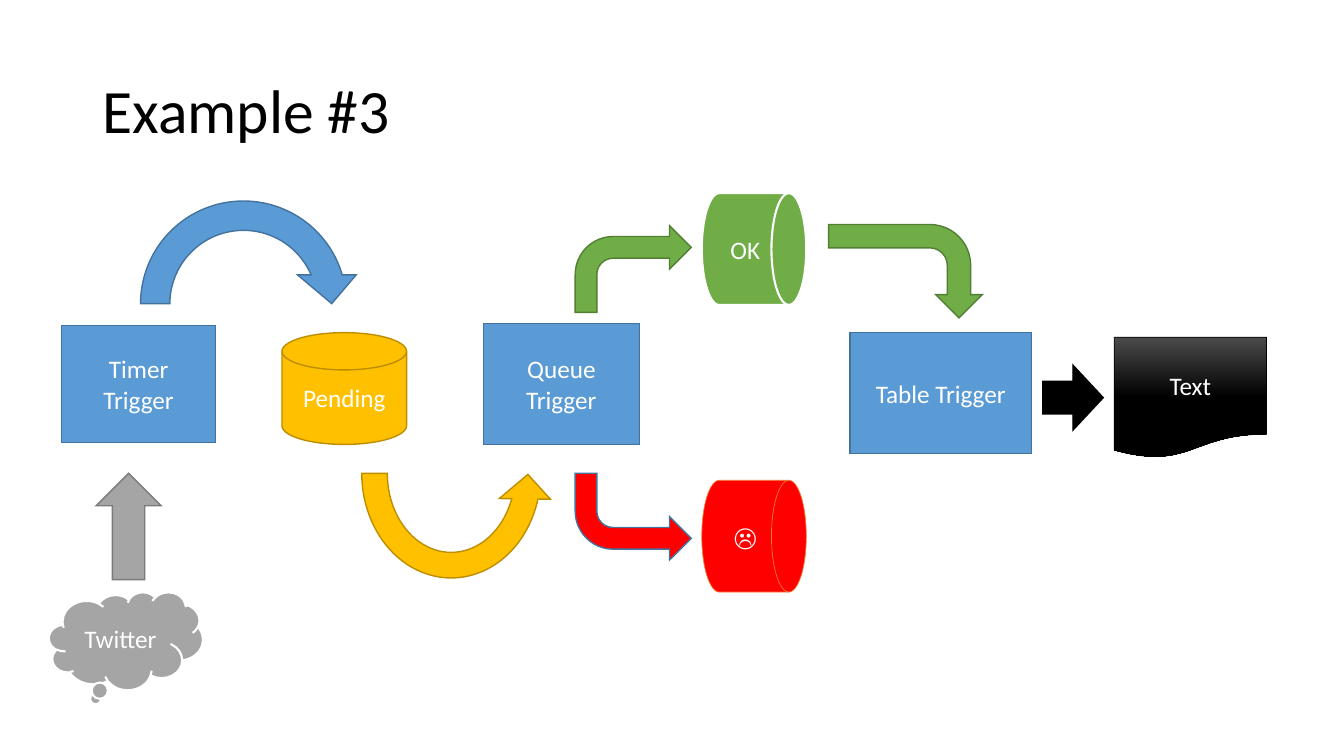
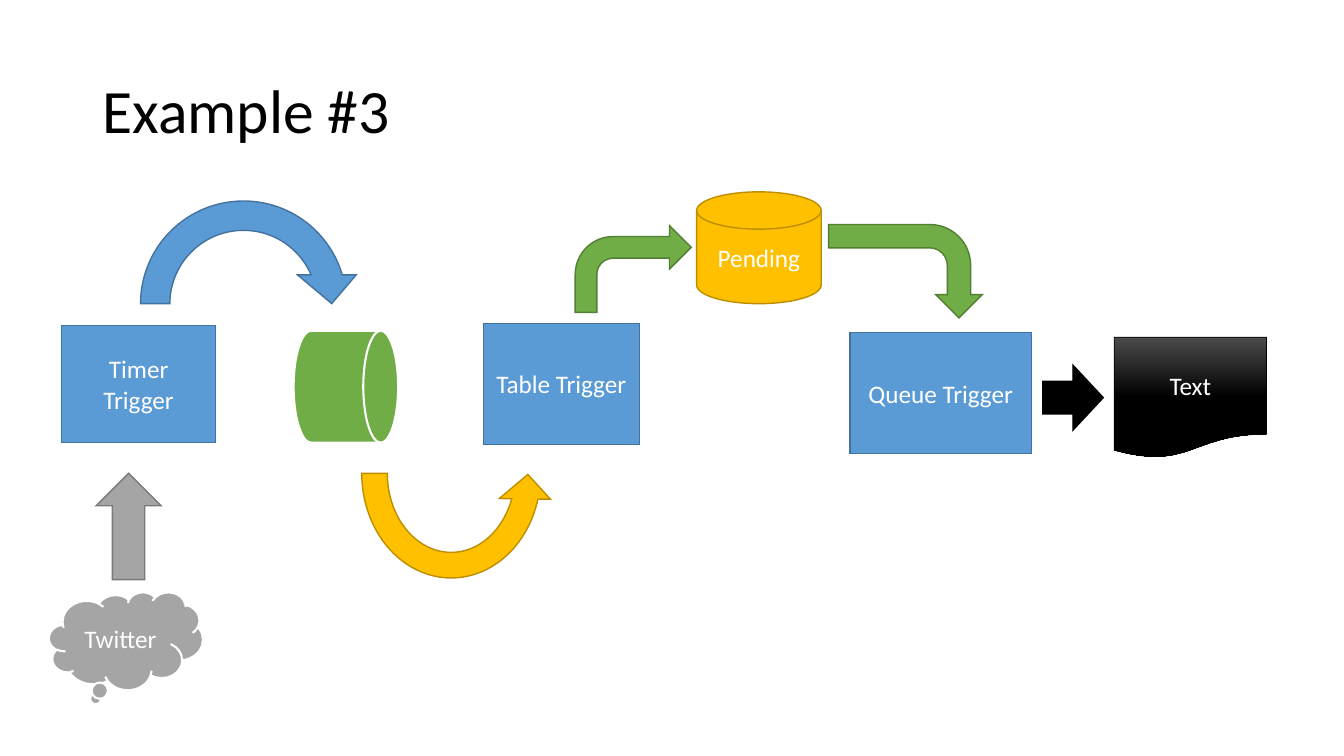
Before and after one commit to jamessdixon/Trinug.MainMeeting.March2017, a slide deck: slide 17 of Presentation/AzureFunctions.pptx (slide 16 before the commit). Drawn at 1344x756 pixels with LibreOffice and Linux fonts; fonts in the diff are those of the drawing. Boxes give left, top, right and bottom in pixels: in the first picture for what was removed or moved away, otherwise in the second. Text is boxed around its words. In the diff, an @@ line names an element or a change of style, - is before the commit and + after.

```diff
--- a/Presentation/AzureFunctions.pptx
+++ b/Presentation/AzureFunctions.pptx
@@ cylinder "Pending": place and size @@
-cylinder "Pending" at (282,333,407,445)
+cylinder "Pending" at (697,192,822,303)
@@ flow chart magnetic drum removed at (702,194,807,306) @@
-OK
@@ flow chart magnetic drum added at (293,331,398,443), fill #70AD47, outline #FFFFFF 1.5 pt @@
@@ text in rectangle at (496,375,626,398): text changed @@
-Queue Trigger
+Table Trigger
@@ text in rectangle at (868,386,1013,408): text changed @@
-Table Trigger
+Queue Trigger
@@ bent arrow removed at (576,474,692,561) @@
@@ flow chart magnetic drum removed at (702,480,807,592) @@
-☹
```
Also in this commit, not shown: 2 slides added, 1 slide removed, 42 other files.
